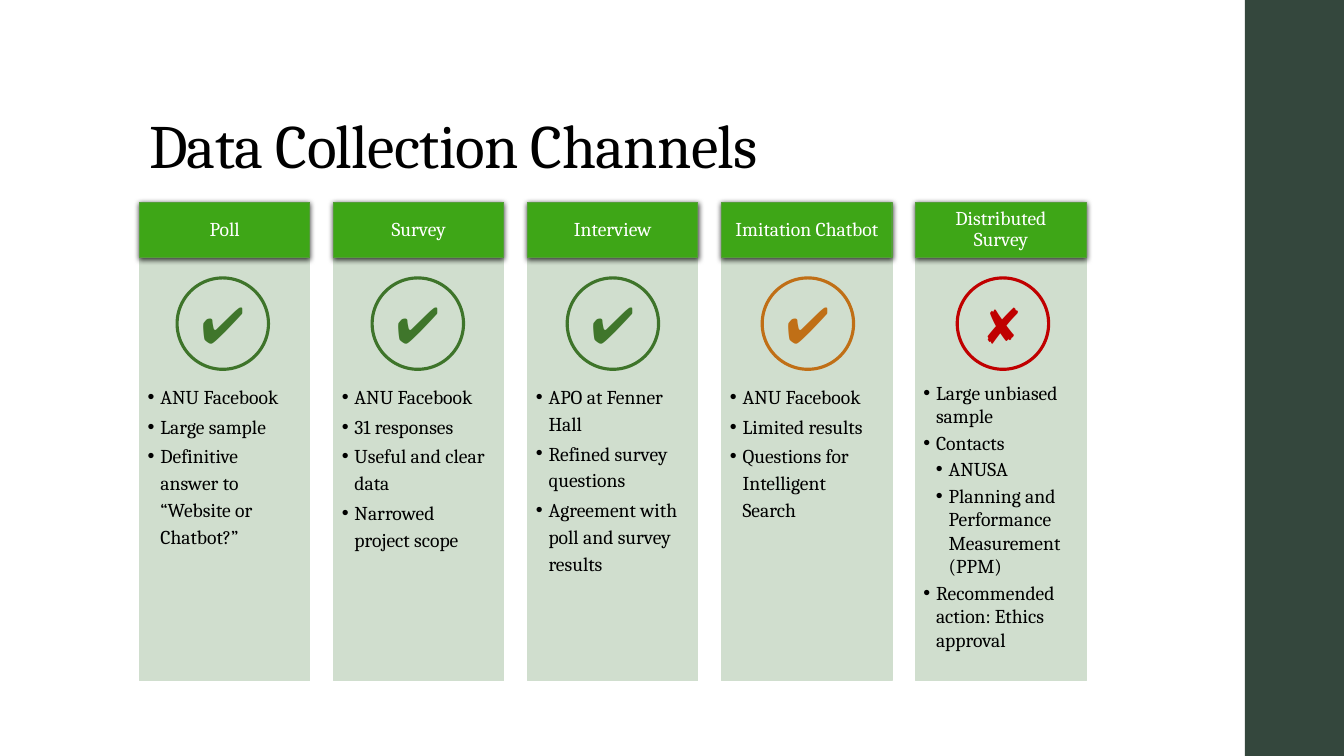
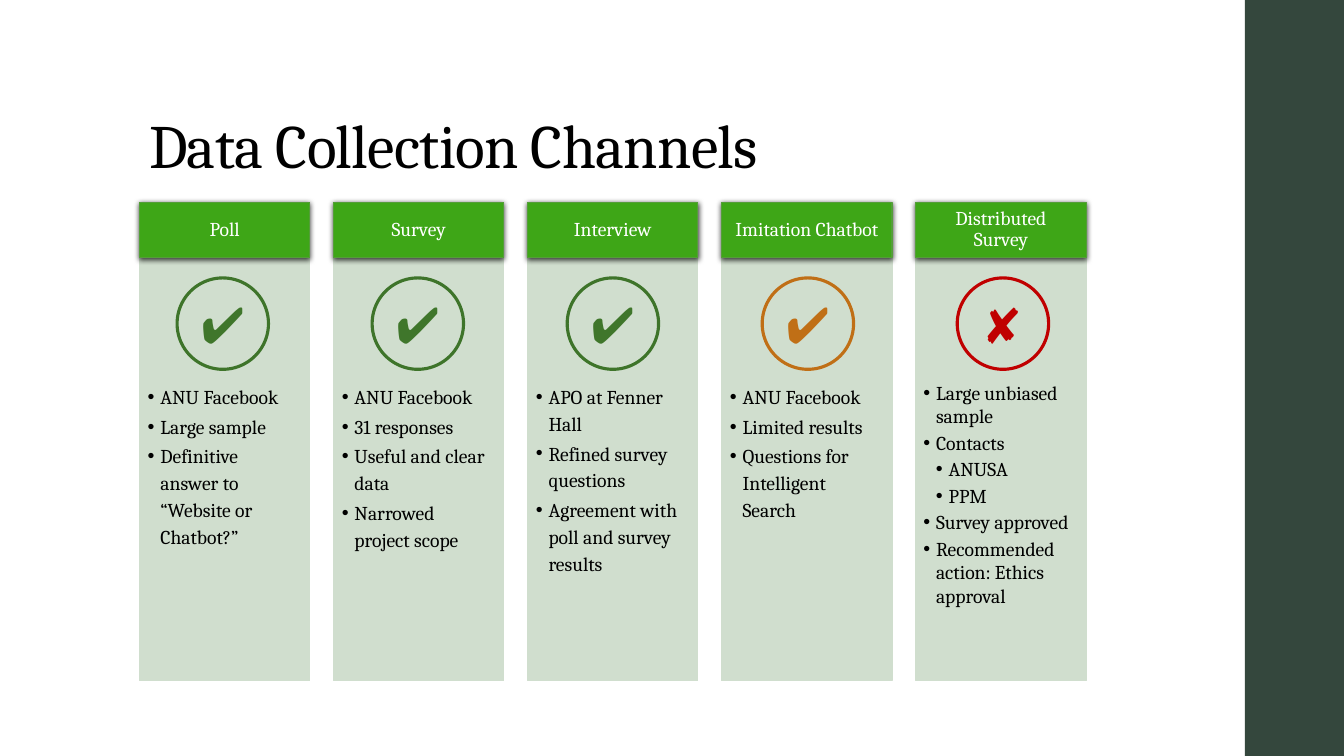
Before and after one commit to AICourseSelection/courseai, a slide deck: slide 4 of Documentation/Audit_2/Powerpoint/Audit_Presentation.pptx. Drawn at 1344x756 pixels with LibreOffice and Linux fonts; fonts in the diff are those of the drawing. Boxes give left, top, right and bottom in pixels: in the first picture for what was removed or moved away, otherwise in the second. Text is boxed around its words. In the diff, an @@ line names an element or a change of style, - is before the commit and + after.

Commit message:
Link to survey results
Survey results proofread.

```diff
--- a/Documentation/Audit_2/Powerpoint/Audit_Presentation.pptx
+++ b/Documentation/Audit_2/Powerpoint/Audit_Presentation.pptx
@@ text in freeform shape at (936,490,1068,534): text changed @@
-    •• Planning and Performance Measurement (PPM)
+    •• PPM
+  •• Survey approved
```
Also in this commit, not shown: 2 other files.
